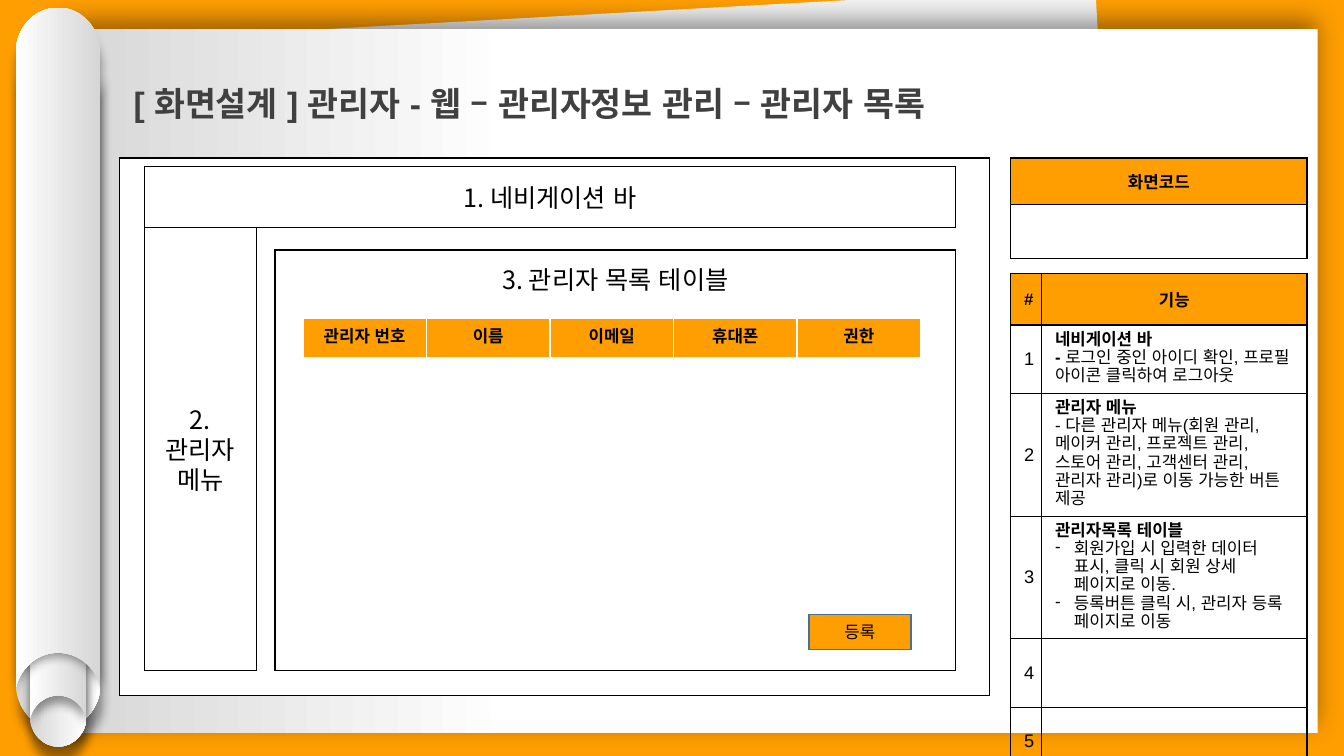
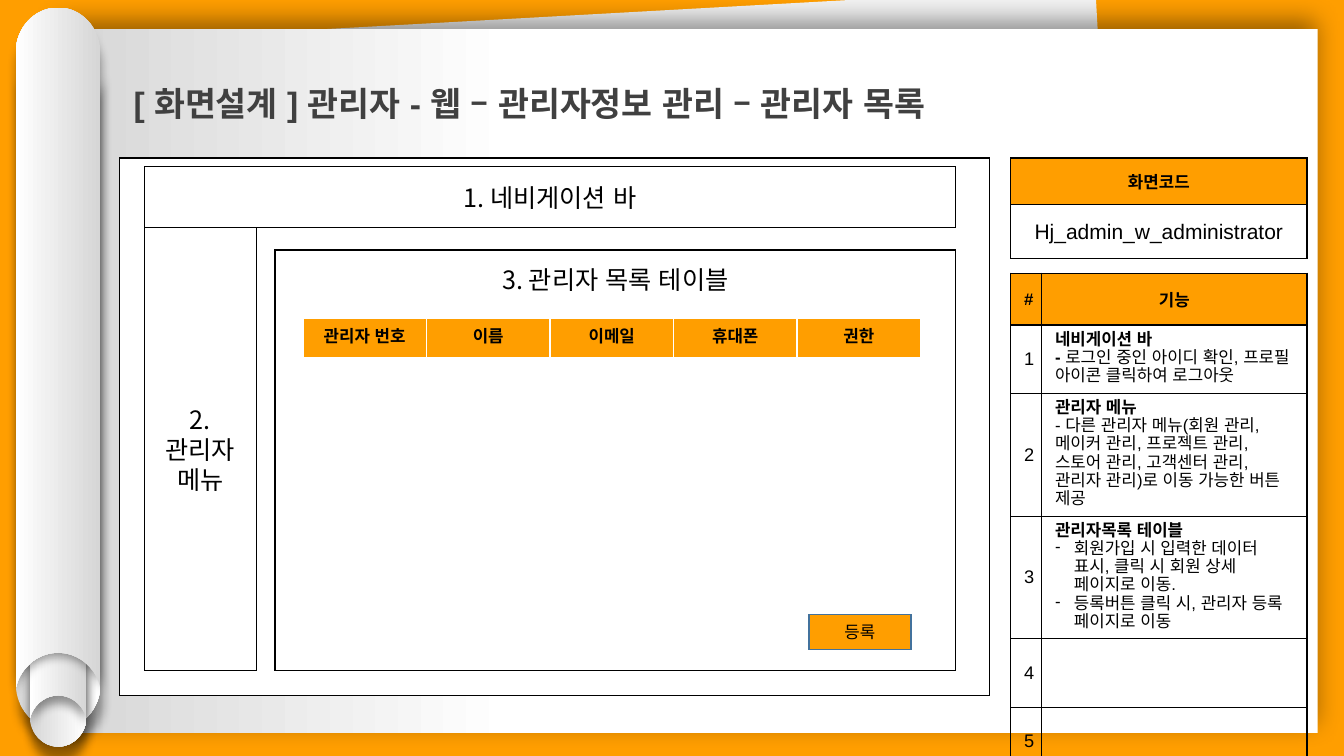
Before and after one commit to hhsw07/ezen-academy-projects, a slide deck: slide 13 of 0 발표용 파워포인트/project06 - 파워포인트 종합 - 형준.pptx. Drawn at 1344x756 pixels with LibreOffice and Linux fonts; fonts in the diff are those of the drawing. Boxes give left, top, right and bottom in pixels: in the first picture for what was removed or moved away, otherwise in the second. Text is boxed around its words. In the diff, an @@ line names an element or a change of style, - is before the commit and + after.

```diff
--- a/0 발표용 파워포인트/project06 - 파워포인트 종합 - 형준.pptx
+++ b/0 발표용 파워포인트/project06 - 파워포인트 종합 - 형준.pptx
@@ table at (x1=1011, y1=158, x2=1308, y2=259) @@
-row 2, column 1: 
+row 2, column 1: Hj_admin_w_administrator
```
Also in this commit, not shown: 19 other slides changed.
